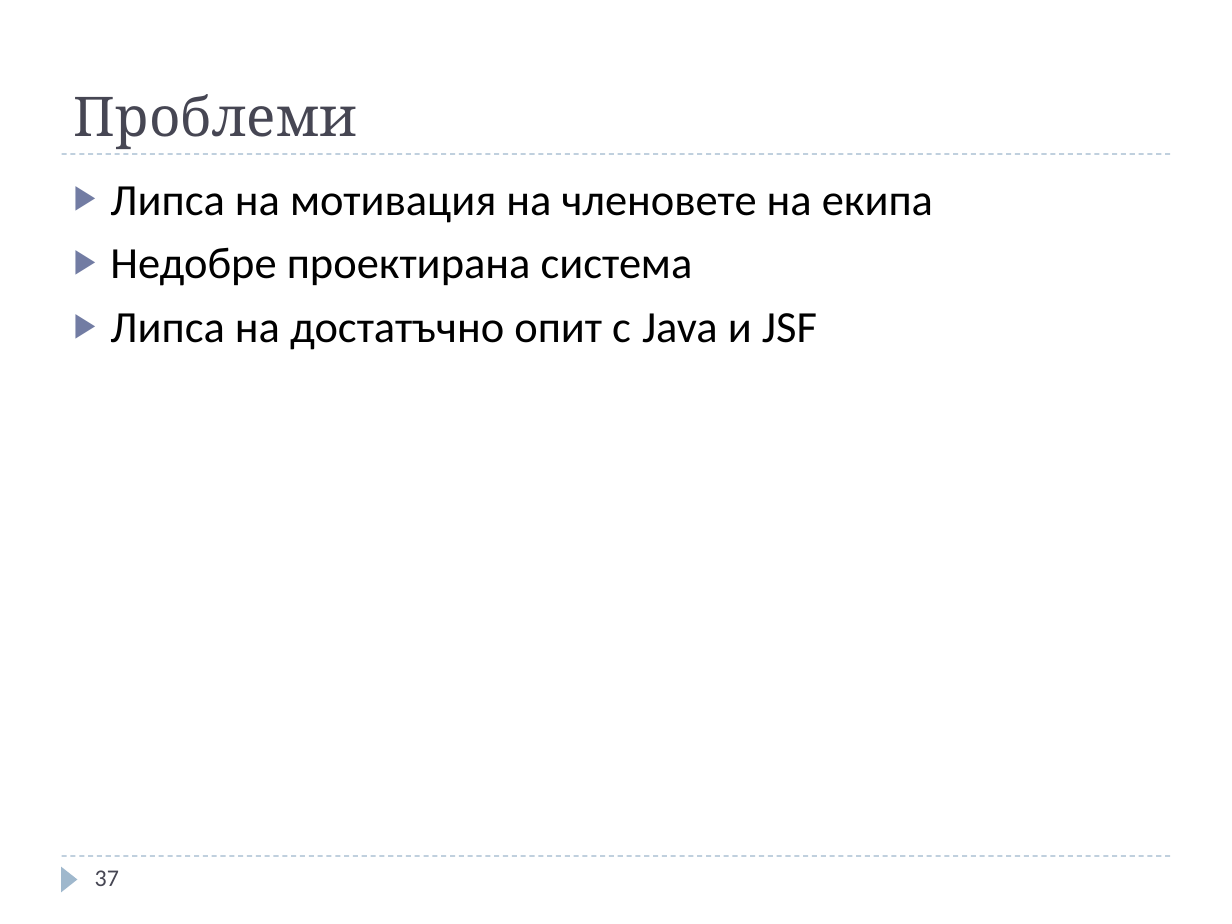
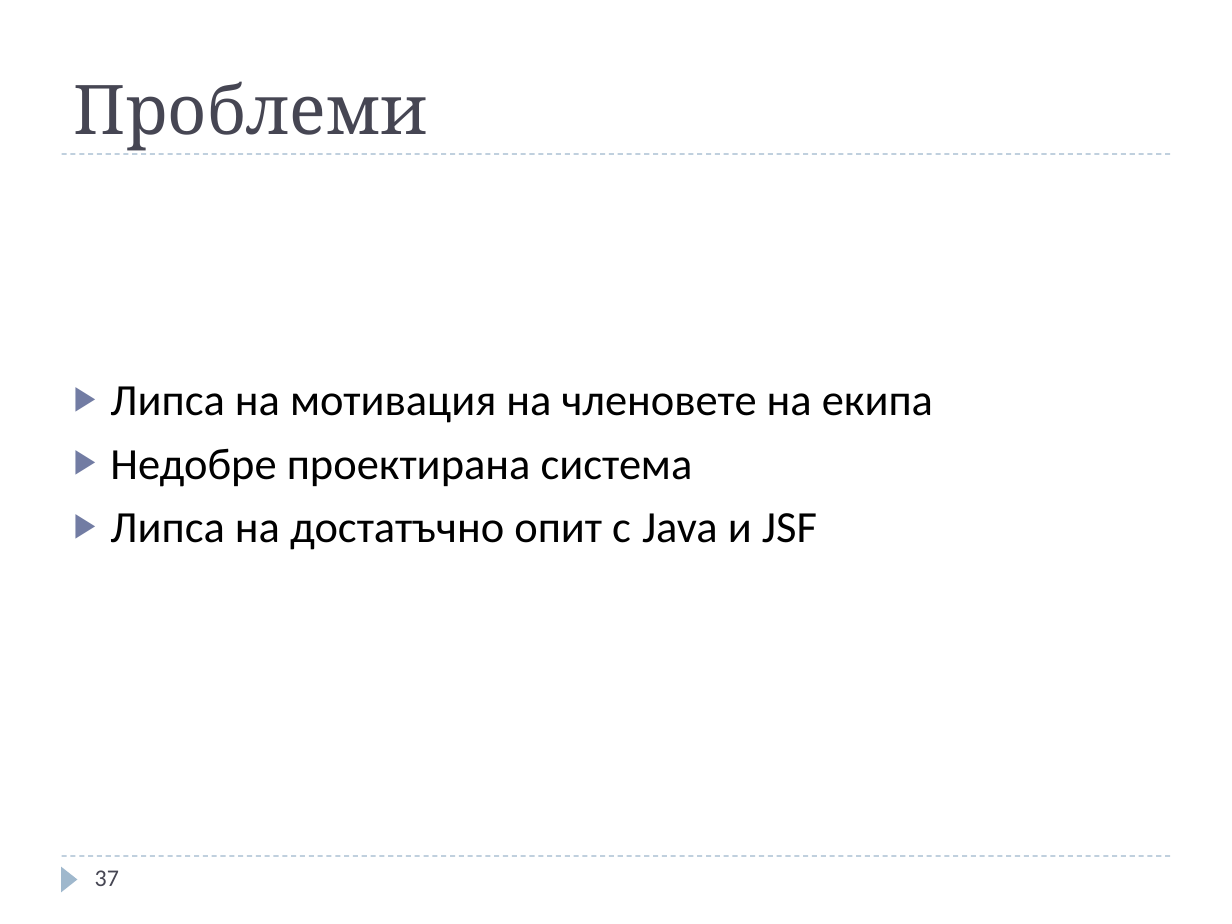
Before and after one commit to jasimcse/team2-strawberry, a slide deck: slide 37 of prezentaciq/venci.ppt. Drawn at 1232x924 pixels with LibreOffice and Linux fonts; fonts in the diff are those of the drawing. Boxes give left, top, right and bottom in pixels: in the first picture for what was removed or moved away, otherwise in the second. Text is boxed around its words. In the diff, an @@ line names an element or a change of style, - is before the commit and + after.

```diff
--- a/prezentaciq/venci.ppt
+++ b/prezentaciq/venci.ppt
@@ title "Проблеми" at [74,81,427,151]: size 32 to 40 pt @@
@@ text "Липса на мотивация на членовете ...": place and size @@
-text "Липса на мотивация на членовете ..." at [110,186,933,350]
+text "Липса на мотивация на членовете ..." at [110,386,933,550]
```
Also in this commit, not shown: 34 other slides changed.
